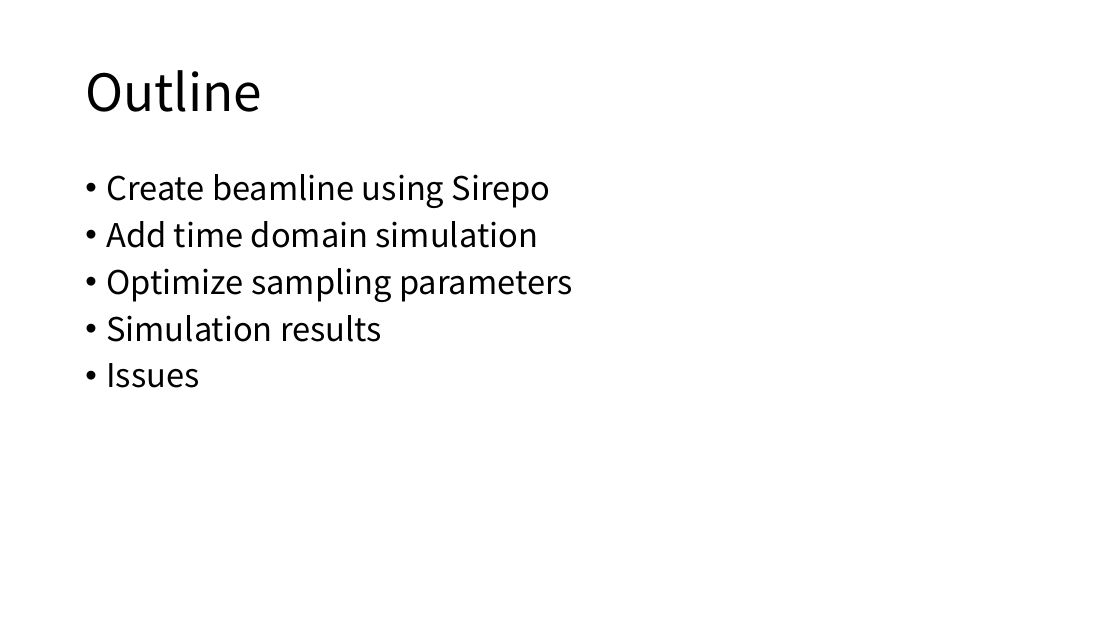
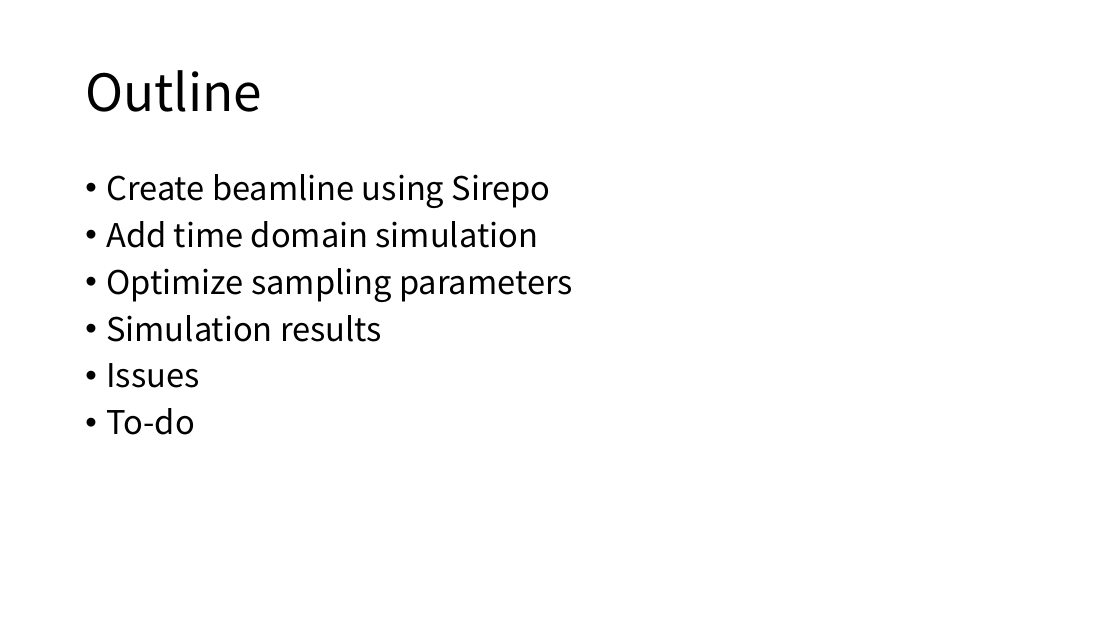
Before and after one commit to nanw0321/DXS_optics, a slide deck: slide 2 of 02-24-21_Meeting.pptx. Drawn at 1120x630 pixels with LibreOffice and Linux fonts; fonts in the diff are those of the drawing. Boxes give left, top, right and bottom in pixels: in the first picture for what was removed or moved away, otherwise in the second. Text is boxed around its words. In the diff, an @@ line names an element or a change of style, - is before the commit and + after.

```diff
--- a/02-24-21_Meeting.pptx
+++ b/02-24-21_Meeting.pptx
@@ text at box(106, 408, 194, 435): paragraph added @@
+• To-do
```
Also in this commit, not shown: 1 slide added.
